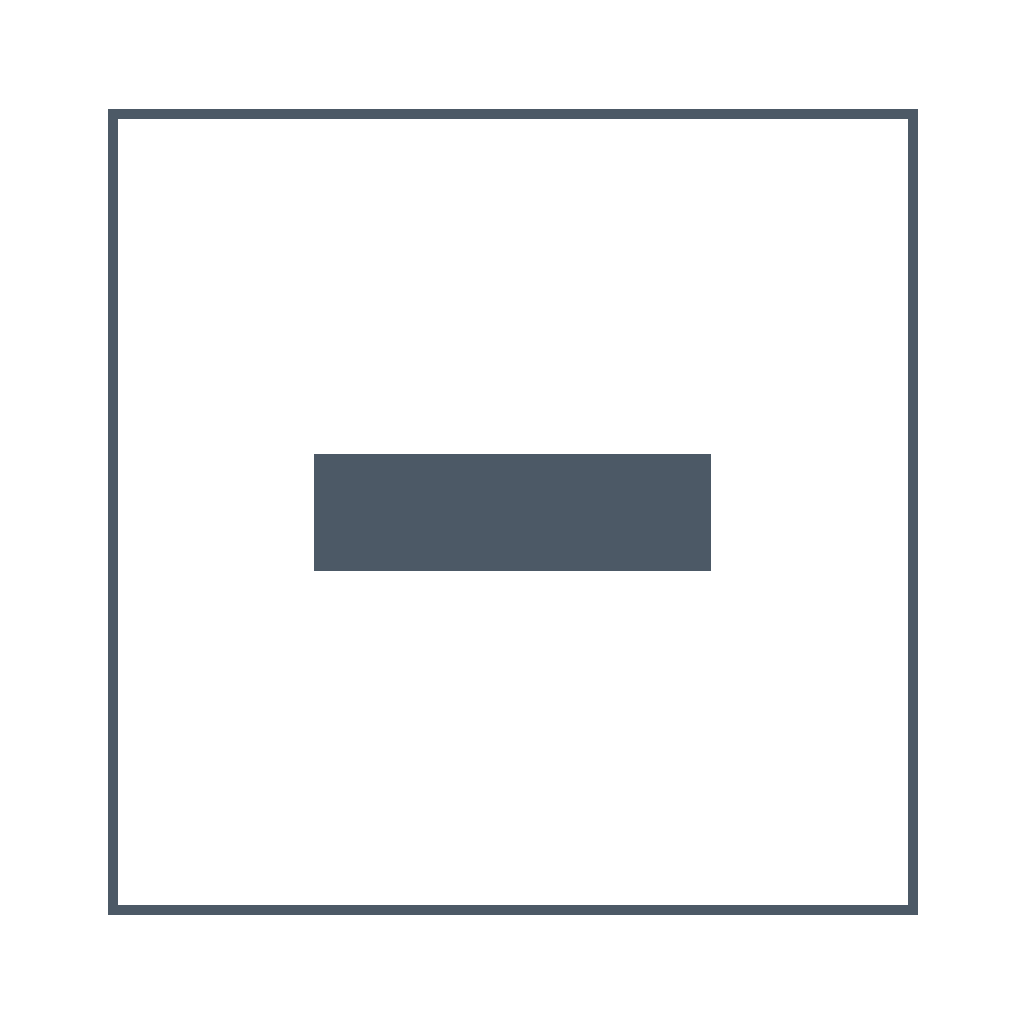
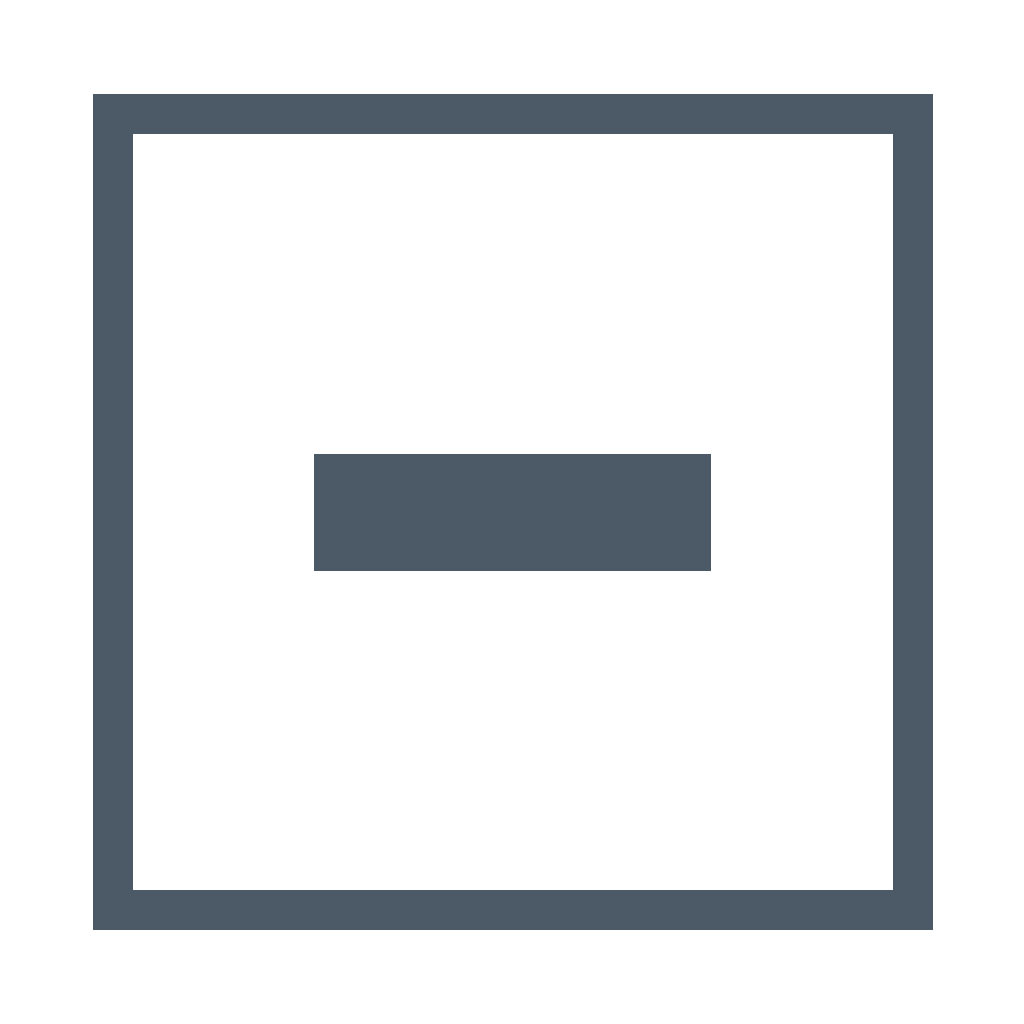
Two versions of the same layered image (1024x1024). Layer-by-layer changes:
painted on "Background" over bbox(118, 119, 908, 905)
